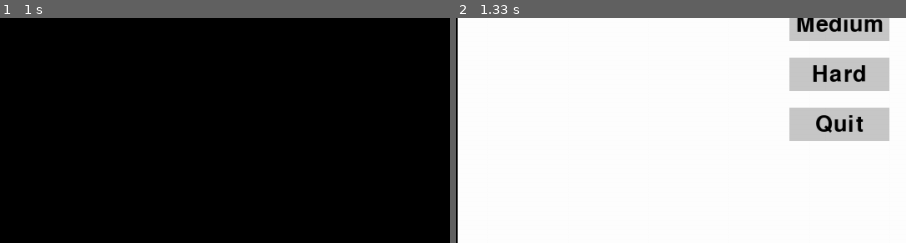
Above: before the commit, frames 1-2 (left to right).
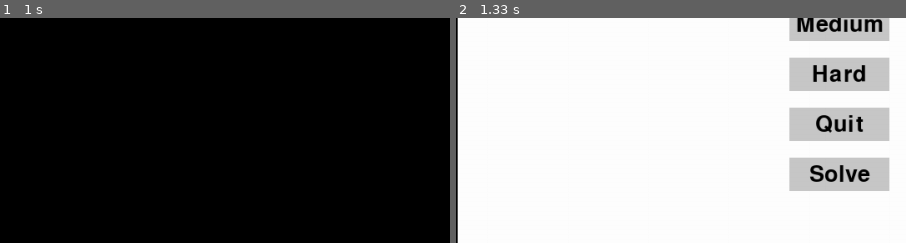
Above: after the commit, the same moments.

Repository: parvat07/Sudoku
Game: pygame game, started from Sudoku.py
The game is run twice, just before and just after one commit, with the same random seed, the same clock (stepped at 60 frames per second) and the same inputs.
Inputs (mouse positions are % of the whole screen's width and height, from its top left):
- Up to frame 1 (1 s): click (26, 51) at 0.88 s
- Up to frame 2 (1.33 s): no input
The pictures show only the part of the screen within x 50-100%, y 28-78%; the shares and areas given below are measured in that part.

Frame 1 is identical in both runs. In frame 2, 3.3% of the frame differs, in the area x 74-97%, y 62-77%.

Commit message:
added solve button

Diff:
--- a/Sudoku.py
+++ b/Sudoku.py
@@ -29,8 +29,10 @@
             "easy": pygame.Rect(WINDOW_SIZE[0] - 140, 80, 120, 40),
             "medium": pygame.Rect(WINDOW_SIZE[0] - 140, 140, 120, 40),
             "hard": pygame.Rect(WINDOW_SIZE[0] - 140, 200, 120, 40),
-            "quit": pygame.Rect(WINDOW_SIZE[0] - 140, 260, 120, 40)
+            "quit": pygame.Rect(WINDOW_SIZE[0] - 140, 260, 120, 40),
+            "solve":pygame.Rect(WINDOW_SIZE[0] - 140, 320, 120, 40)
         }
+
         self.timer = 480 # 8min in seconds
         self.chances = 3
         self.difficulty = "easy"
@@ -122,7 +124,7 @@
         for button in self.buttons.values():
             pygame.draw.rect(WIN, GRAY, button)
 
-            button_texts = {"start": "Start", "easy": "Easy", "medium": "Medium", "hard": "Hard", "quit": "Quit"}
+            button_texts = {"start": "Start", "easy": "Easy", "medium": "Medium", "hard": "Hard", "quit": "Quit", "solve": "Solve"}
         for button_name, button_rect in self.buttons.items():
             button_text = FONT.render(button_texts[button_name], True, BLACK)
             button_text_rect = button_text.get_rect(center=button_rect.center)
@@ -226,6 +228,9 @@
                             print("Quit button clicked")
                             pygame.quit()
                             sys.exit()
+                        elif button_name == "solve":
+                            print("Solve button clicked")
+
             elif event.type == pygame.KEYDOWN:
                 if pygame.K_1 <= event.key <= pygame.K_9:
                     sudoku.input_number(event.key - pygame.K_0)
--- /dev/null
+++ b/solver.py
@@ -0,0 +1,64 @@
+def solve_sudoku(grid):
+    empty_cell = find_empty_cell(grid)
+
+    if not empty_cell:
+        return True  # Puzzle solved
+
+    row, col = empty_cell
+
+    for num in range(1, 10):
+        if is_valid_move(grid, row, col, num):
+            grid[row][col] = num
+
+            if solve_sudoku(grid):
+                return True
+
+            grid[row][col] = 0  # Backtrack if the solution is not valid
+
+    return False  # Puzzle cannot be solved
+
+def find_empty_cell(grid):
+    for i in range(9):
+        for j in range(9):
+            if grid[i][j] == 0:
+                return (i, j)
+    return None
+
+def is_valid_move(grid, row, col, num):
+    # Check if the number is already in the row or column
+    for i in range(9):
+        if grid[row][i] == num or grid[i][col] == num:
+            return False
+
+    # Check if the number is already in the 3x3 subgrid
+    start_row, start_col = 3 * (row // 3), 3 * (col // 3)
+    for i in range(3):
+        for j in range(3):
+            if grid[start_row + i][start_col + j] == num:
+                return False
+
+    return True
+
+def print_sudoku(grid):
+    for row in grid:
+        print(" ".join(str(num) for num in row))
+
+if __name__ == "__main__":
+    # Input the partially filled Sudoku puzzle
+    puzzle = [
+        [8, 5, 3, 8, 9, 0, 2, 5, 0],
+        [0, 8, 5, 0, 2, 6, 6, 0, 0],
+        [9, 0, 1, 4, 5, 0, 6, 9, 0],
+        [9, 6, 0, 0, 1, 0, 9, 3, 9],
+        [3, 4, 1, 2, 9, 6, 0, 6, 0],
+        [0, 0, 7, 8, 0, 2, 0, 8, 0],
+        [8, 9, 0, 0, 0, 2, 3, 4, 0],
+        [0, 9, 4, 9, 7, 9, 0, 6, 6],
+        [8, 0, 0, 0, 0, 3, 4, 0, 4]
+    ]
+
+    if solve_sudoku(puzzle):
+        print("Solved Sudoku Puzzle:")
+        print_sudoku(puzzle)
+    else:
+        print("No solution exists for the given Sudoku puzzle.")
